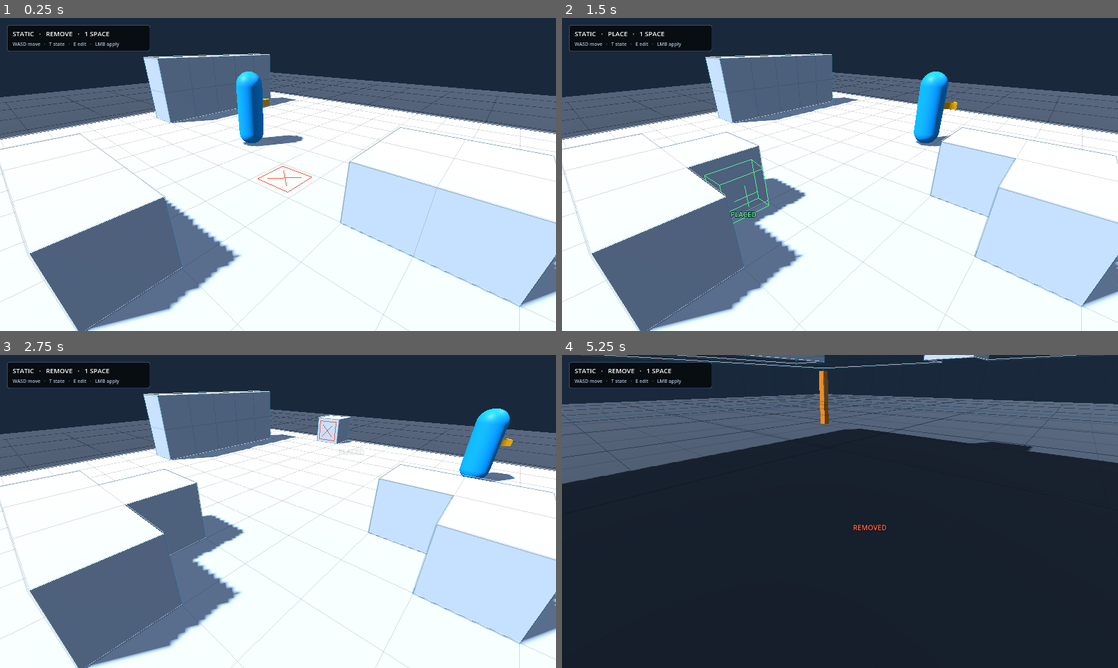
Above: before the commit, frames 1-4 (two rows, left to right).
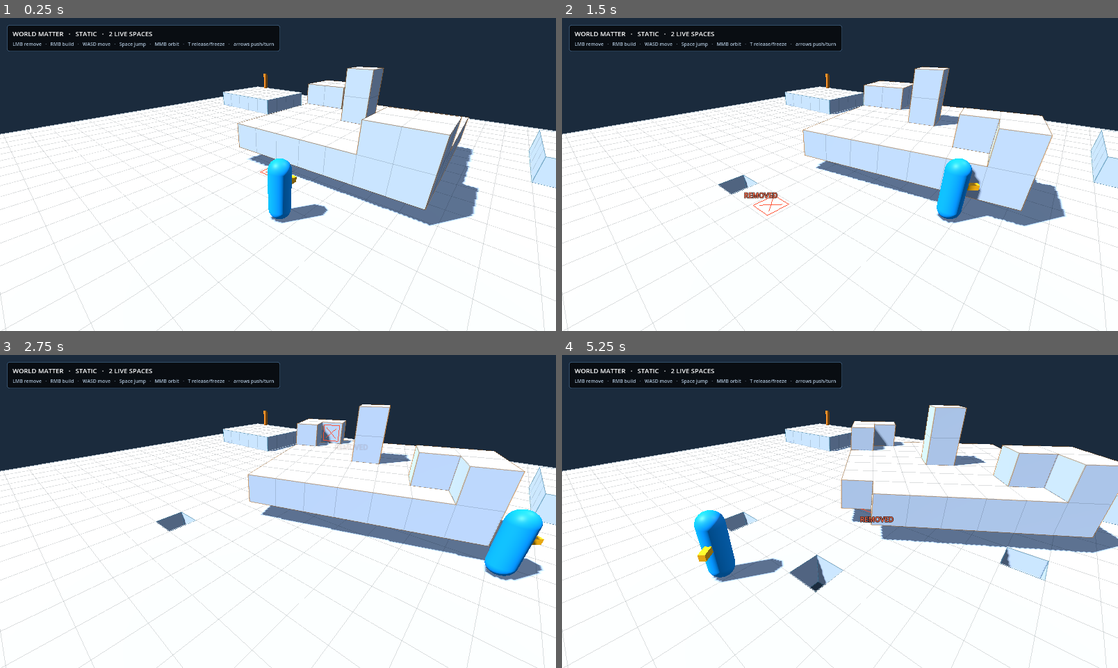
Above: after the commit, the same moments.

Repository: Jozzpoly/FrameMatter-Lab
Game: Godot game, scene res://p1/recovery_main.tscn
Same seed, same stepped clock (60 frames per second), same inputs: the game is played once before the commit and once after it. Before the commit the project starts from res://p1/main.tscn.
Inputs (mouse positions are in pixels of both pictures, inside the frame that each line leads up to):
- Up to frame 1 (0.25 s): no input
- Up to frame 2 (1.5 s): tap Enter at 0.5 s; move the mouse to (962, 158) at 0.52 s; press the mouse at (962, 158) at 0.53 s; hold D (p1_move_right) 0.53-1.25 s; tap Space (p1_jump) at 0.77 s; tap E (p1_edit_toggle) at 0.8 s; release the mouse at (962, 158) at 1.25 s; drag from (728, 190) to (812, 237) at 1.27 s
- Up to frame 3 (2.75 s): move the mouse to (333, 442) at 2.02 s; press the mouse at (333, 442) at 2.03 s; hold D (p1_move_right) from 2.03 s (still down); tap E (p1_edit_toggle) at 2.3 s
- Up to frame 4 (5.25 s): release D (p1_move_right) at 2.75 s; release the mouse at (895, 442) at 2.75 s; drag from (812, 574) to (673, 464) at 2.77 s; move the mouse to (1006, 558) at 3.52 s; hold A (p1_move_left) 3.53-4.25 s; hold K (p1_recover) 3.53-4.25 s; click (1006, 558) at 3.67 s; tap Space (p1_jump) at 3.77 s; tap E (p1_edit_toggle) at 3.8 s; drag from (673, 464) to (756, 433) at 4.27 s; move the mouse to (867, 511) at 5.02 s; hold S (p1_move_back) from 5.03 s (still down); hold E (p1_edit_toggle) from 5.03 s (still down); tap F at 5.1 s; click (867, 511) at 5.17 s

The runs differ from the first frame. In frame 1, 44% of the frame differs, in the area x 0-100%, y 2-100%; in frame 2, 45%; in frame 3, 46%; in frame 4, 88%, in the area x 0-100%, y 0-100%.
Error in both runs: Invalid call. Nonexistent function 'get_global_transform_interpolated' in base 'Node3D (SpaceQueryCharacter)'. (res://p1/camera_rig.gd:113)

Commit message:
Add bounded Owner-pressure recovery surface

Diff:
--- /dev/null
+++ b/p1/recovery_direct_edit.gd
@@ -0,0 +1,34 @@
+class_name P1RecoveryDirectEdit
+extends Node
+
+# Owner-facing recovery control: direct sandbox editing.
+# LMB always means remove, RMB always means place/build. The shared interactor
+# still owns targeting, storage expansion, lineage issuance and topology rules.
+
+@onready var _interactor: P1MatterInteractor = get_parent().get_node("P1MatterInteractor") as P1MatterInteractor
+
+
+func _unhandled_input(event: InputEvent) -> void:
+	if not (event is InputEventMouseButton):
+		return
+	var mouse := event as InputEventMouseButton
+	if not mouse.pressed:
+		return
+	if mouse.button_index != MOUSE_BUTTON_LEFT and mouse.button_index != MOUSE_BUTTON_RIGHT:
+		return
+	if _interactor == null or not is_instance_valid(_interactor):
+		return
+
+	var desired_mode := (
+		P1MatterInteractor.EditMode.REMOVE
+		if mouse.button_index == MOUSE_BUTTON_LEFT
+		else P1MatterInteractor.EditMode.PLACE
+	)
+	_interactor.set_mode(desired_mode)
+	# Refresh after the mode change because REMOVE/PLACE validity and the selected
+	# cell are intentionally different sides of the same physical surface hit.
+	_interactor.update_target_from_pointer_position(mouse.position)
+	if _interactor.target_space == null:
+		return
+	_interactor.apply_current_edit()
+	get_viewport().set_input_as_handled()
--- /dev/null
+++ b/p1/recovery_hud_presentation.gd
@@ -0,0 +1,48 @@
+class_name P1RecoveryHudPresentation
+extends Node
+
+var _host: Node
+var _panel: PanelContainer
+var _status: Label
+var _hint: Label
+
+
+func _ready() -> void:
+	_host = get_parent()
+	call_deferred("_bind")
+
+
+func _process(_delta: float) -> void:
+	_refresh()
+
+
+func _bind() -> void:
+	if _host == null or not is_instance_valid(_host):
+		return
+	_panel = _host.get_node_or_null("HUD/Panel") as PanelContainer
+	_status = _host.get_node_or_null("HUD/Panel/MarginContainer/VBoxContainer/Status") as Label
+	_hint = _host.get_node_or_null("HUD/Panel/MarginContainer/VBoxContainer/Hint") as Label
+	if _panel != null:
+		_panel.offset_right = _panel.offset_left + 620.0
+		_panel.offset_bottom = _panel.offset_top + 58.0
+	_refresh()
+
+
+func _refresh() -> void:
+	if _host == null or _status == null or _hint == null:
+		return
+	var focus := _host.call("get_space") as LocalMatterSpace if _host.has_method("get_space") else null
+	var world := _host.call("get_recovery_world_space") as LocalMatterSpace if _host.has_method("get_recovery_world_space") else null
+	var spaces: Array[LocalMatterSpace] = _host.call("get_active_spaces") if _host.has_method("get_active_spaces") else []
+	if focus == null or not is_instance_valid(focus) or focus.is_retired():
+		_status.text = "FRAME MATTER · NO FOCUS"
+	else:
+		var role := "WORLD MATTER" if focus == world else "MOVING SPACE"
+		var kind := "STATIC" if focus.get_provider_kind() == LocalMatterSpace.ProviderKind.STATIC else "DYNAMIC"
+		_status.text = "%s   ·   %s   ·   %d LIVE SPACE%s" % [
+			role,
+			kind,
+			spaces.size(),
+			"" if spaces.size() == 1 else "S",
+		]
+	_hint.text = "LMB remove   ·   RMB build   ·   WASD move   ·   Space jump   ·   MMB orbit   ·   T release/freeze   ·   arrows push/turn"
--- /dev/null
+++ b/p1/recovery_main.gd
@@ -0,0 +1,133 @@
+extends "res://p1/main.gd"
+
+# Bounded post-Owner-failure recovery consumer.
+#
+# The old p1/main.tscn remains a mechanical/evidence fixture. This consumer
+# deliberately changes the Owner-facing composition without replacing the
+# defended Matter/Space/actor substrate beneath it.
+
+const RECOVERY_WORLD_SIZE := Vector3i(32, 5, 32)
+const RECOVERY_DEMO_SIZE := Vector3i(7, 3, 7)
+const RECOVERY_WORLD_ORIGIN := Vector3(-16.0, -2.0, -16.0)
+const RECOVERY_DEMO_ORIGIN := Vector3(-3.5, -0.40, -8.5)
+const RECOVERY_DEMO_LINEAR := Vector3(0.16, 0.0, 0.03)
+const RECOVERY_DEMO_ANGULAR := Vector3(0.0, 0.12, 0.0)
+
+var _recovery_world_space: LocalMatterSpace
+var _recovery_demo_space: LocalMatterSpace
+
+
+func _ready() -> void:
+	super._ready()
+	# The recovery surface uses direct mouse semantics through
+	# P1RecoveryDirectEdit instead of the old modal E + LMB consumer path.
+	_interactor.set_process_unhandled_input(false)
+	_last_event = "recovery surface: editable world Matter + moving Matter live"
+
+
+func get_recovery_world_space() -> LocalMatterSpace:
+	return _recovery_world_space
+
+
+func get_recovery_demo_space() -> LocalMatterSpace:
+	return _recovery_demo_space
+
+
+func _initialize_space() -> void:
+	_clear_pending_storage_place()
+	_registry.clear()
+	for child in $Spaces.get_children():
+		child.free()
+
+	_recovery_world_space = _build_world_matter_space()
+	_recovery_demo_space = _build_moving_demo_space()
+	_registry.register_space(_recovery_world_space)
+	_registry.register_space(_recovery_demo_space)
+	_focus_space = _recovery_world_space
+	_last_event = "world Matter + moving local Space initialized"
+
+
+func _build_world_matter_space() -> LocalMatterSpace:
+	var volume := CellVolume.new(RECOVERY_WORLD_SIZE)
+	# The visible ordinary terrain is authoritative Matter, not a separate fake
+	# floor. Keep the centre open for spawn and put a little authored relief away
+	# from it so the surface reads as a place rather than one laboratory slab.
+	volume.fill_box(Vector3i.ZERO, Vector3i(32, 1, 32), CellVolume.SOLID)
+	volume.fill_box(Vector3i(3, 1, 4), Vector3i(8, 2, 8), CellVolume.SOLID)
+	volume.fill_box(Vector3i(24, 1, 20), Vector3i(29, 3, 24), CellVolume.SOLID)
+	volume.fill_box(Vector3i(5, 1, 24), Vector3i(11, 2, 27), CellVolume.SOLID)
+	volume.fill_box(Vector3i(22, 1, 5), Vector3i(26, 2, 9), CellVolume.SOLID)
+
+	var lineage := MatterLineageMap.new(RECOVERY_WORLD_SIZE)
+	var issuer := MatterLineageIssuer.new(1200001)
+	for cell in _occupied_cells(volume):
+		lineage.set_lineage(cell, issuer.allocate())
+
+	var space := LocalMatterSpace.new()
+	space.name = "RecoveryWorldMatterSpace"
+	space.lineage_issuer = issuer
+	space.mass_per_cell = 1.0
+	space.dynamic_gravity_scale = 0.0
+	space.dynamic_linear_damp = 0.02
+	space.dynamic_angular_damp = 0.02
+	space.dynamic_can_sleep = false
+	$Spaces.add_child(space)
+	space.initialize_static(
+		volume,
+		lineage,
+		Transform3D(Basis.IDENTITY, RECOVERY_WORLD_ORIGIN)
+	)
+	return space
+
+
+func _build_moving_demo_space() -> LocalMatterSpace:
+	var volume := CellVolume.new(RECOVERY_DEMO_SIZE)
+	volume.fill_box(Vector3i.ZERO, Vector3i(7, 1, 7), CellVolume.SOLID)
+	volume.fill_box(Vector3i(0, 1, 0), Vector3i(2, 2, 2), CellVolume.SOLID)
+	volume.fill_box(Vector3i(5, 1, 5), Vector3i(7, 2, 7), CellVolume.SOLID)
+	volume.fill_box(Vector3i(3, 1, 3), Vector3i(4, 3, 4), CellVolume.SOLID)
+
+	var lineage := MatterLineageMap.new(RECOVERY_DEMO_SIZE)
+	var issuer := MatterLineageIssuer.new(1400001)
+	for cell in _occupied_cells(volume):
+		lineage.set_lineage(cell, issuer.allocate())
+
+	var space := LocalMatterSpace.new()
+	space.name = "RecoveryMovingMatterSpace"
+	space.lineage_issuer = issuer
+	space.mass_per_cell = 1.0
+	space.dynamic_gravity_scale = 0.0
+	space.dynamic_linear_damp = 0.015
+	space.dynamic_angular_damp = 0.015
+	space.dynamic_can_sleep = false
+	$Spaces.add_child(space)
+	space.initialize_dynamic(
+		volume,
+		lineage,
+		Transform3D(Basis.IDENTITY, RECOVERY_DEMO_ORIGIN),
+		RECOVERY_DEMO_LINEAR,
+		RECOVERY_DEMO_ANGULAR
+	)
+	return space
+
+
+func _refresh_camera_context() -> void:
+	var context_space: LocalMatterSpace = _player.support_space if _is_live_space(_player.support_space) else _focus_space
+	if not _is_live_space(context_space):
+		context_space = _registry.find_nearest_space(_player.global_position)
+	if not _is_live_space(context_space):
+		_camera_rig.set_context_target(null)
+		return
+
+	_focus_space = context_space
+	if context_space == _recovery_world_space:
+		# A large ordinary world should not make the camera zoom out merely to frame
+		# the whole storage extent. The world already supplies visual context.
+		_camera_rig.set_context_target(null)
+		return
+
+	_camera_rig.set_context_target(
+		context_space.get_active_provider(),
+		context_space.get_content_center_local(),
+		_space_planar_radius(context_space)
+	)
--- /dev/null
+++ b/p1/recovery_main.tscn
@@ -0,0 +1,151 @@
+[gd_scene load_steps=17 format=3]
+
+[ext_resource type="Script" path="res://p1/recovery_main.gd" id="1_main"]
+[ext_resource type="PackedScene" path="res://p1/player.tscn" id="2_player"]
+[ext_resource type="PackedScene" path="res://p1/camera_rig.tscn" id="3_camera"]
+[ext_resource type="Script" path="res://p1/space_registry.gd" id="4_registry"]
+[ext_resource type="PackedScene" path="res://p1/matter_interactor.tscn" id="5_interactor"]
+[ext_resource type="Script" path="res://p1/space_control.gd" id="6_space_control"]
+[ext_resource type="Script" path="res://p1/matter_surface_grid.gd" id="7_surface_grid"]
+[ext_resource type="Script" path="res://p1/matter_state_presentation.gd" id="8_state_presentation"]
+[ext_resource type="Script" path="res://p1/matter_target_presentation.gd" id="9_target_presentation"]
+[ext_resource type="Script" path="res://p1/interaction_feedback.gd" id="10_interaction_feedback"]
+[ext_resource type="Script" path="res://p1/recovery_direct_edit.gd" id="11_direct_edit"]
+[ext_resource type="Script" path="res://p1/recovery_hud_presentation.gd" id="12_hud"]
+
+[sub_resource type="Environment" id="Environment_Recovery"]
+background_mode = 1
+background_color = Color(0.105, 0.17, 0.24, 1)
+ambient_light_source = 2
+ambient_light_color = Color(0.56, 0.65, 0.76, 1)
+ambient_light_energy = 0.46
+ambient_light_sky_contribution = 0.0
+
+[sub_resource type="StyleBoxFlat" id="HUDPanelStyle"]
+bg_color = Color(0.025, 0.035, 0.05, 0.88)
+border_width_left = 1
+border_width_top = 1
+border_width_right = 1
+border_width_bottom = 1
+border_color = Color(0.32, 0.48, 0.64, 0.72)
+corner_radius_top_left = 6
+corner_radius_top_right = 6
+corner_radius_bottom_right = 6
+corner_radius_bottom_left = 6
+
+[sub_resource type="StandardMaterial3D" id="BeaconMaterial"]
+albedo_color = Color(0.88, 0.49, 0.12, 1)
+emission_enabled = true
+emission = Color(0.18, 0.055, 0.005, 1)
+emission_energy_multiplier = 0.45
+
+[sub_resource type="BoxMesh" id="BeaconMesh"]
+size = Vector3(0.22, 2.2, 0.22)
+
+[node name="P1RecoveryMain" type="Node3D"]
+script = ExtResource("1_main")
+
+[node name="WorldEnvironment" type="WorldEnvironment" parent="."]
+environment = SubResource("Environment_Recovery")
+
+[node name="DirectionalLight3D" type="DirectionalLight3D" parent="."]
+rotation_degrees = Vector3(-52, -32, 0)
+light_energy = 0.9
+shadow_enabled = true
+
+[node name="FillLight3D" type="DirectionalLight3D" parent="."]
+rotation_degrees = Vector3(-52, 148, 0)
+light_color = Color(0.72, 0.80, 0.92, 1)
+light_energy = 0.25
+light_specular = 0.0
+shadow_enabled = false
+
+[node name="BeaconNW" type="MeshInstance3D" parent="."]
+position = Vector3(-12, 0.1, -12)
+mesh = SubResource("BeaconMesh")
+material_override = SubResource("BeaconMaterial")
+cast_shadow = 0
+
+[node name="BeaconNE" type="MeshInstance3D" parent="."]
+position = Vector3(12, 0.1, -12)
+mesh = SubResource("BeaconMesh")
+material_override = SubResource("BeaconMaterial")
+cast_shadow = 0
+
+[node name="BeaconSW" type="MeshInstance3D" parent="."]
+position = Vector3(-12, 0.1, 12)
+mesh = SubResource("BeaconMesh")
+material_override = SubResource("BeaconMaterial")
+cast_shadow = 0
+
+[node name="BeaconSE" type="MeshInstance3D" parent="."]
+position = Vector3(12, 0.1, 12)
+mesh = SubResource("BeaconMesh")
+material_override = SubResource("BeaconMaterial")
+cast_shadow = 0
+
+[node name="Spaces" type="Node3D" parent="."]
+
+[node name="P1SpaceRegistry" type="Node" parent="."]
+script = ExtResource("4_registry")
+
+[node name="P1SpaceControl" type="Node" parent="."]
+script = ExtResource("6_space_control")
+
+[node name="P1Player" parent="." instance=ExtResource("2_player")]
+
+[node name="P1CameraRig" parent="." instance=ExtResource("3_camera")]
+
+[node name="P1MatterInteractor" parent="." instance=ExtResource("5_interactor")]
+
+[node name="P1RecoveryDirectEdit" type="Node" parent="."]
+script = ExtResource("11_direct_edit")
+
+[node name="P1MatterSurfaceGrid" type="Node" parent="."]
+script = ExtResource("7_surface_grid")
+
+[node name="P1MatterStatePresentation" type="Node" parent="."]
+script = ExtResource("8_state_presentation")
+
+[node name="P1MatterTargetPresentation" type="Node" parent="."]
+script = ExtResource("9_target_presentation")
+
+[node name="P1RecoveryHudPresentation" type="Node" parent="."]
+script = ExtResource("12_hud")
+
+[node name="HUD" type="CanvasLayer" parent="."]
+
+[node name="Panel" type="PanelContainer" parent="HUD"]
+offset_left = 16.0
+offset_top = 16.0
+offset_right = 636.0
+offset_bottom = 74.0
+clip_contents = true
+theme_override_styles/panel = SubResource("HUDPanelStyle")
+
+[node name="MarginContainer" type="MarginContainer" parent="HUD/Panel"]
+theme_override_constants/margin_left = 12
+theme_override_constants/margin_top = 8
+theme_override_constants/margin_right = 12
+theme_override_constants/margin_bottom = 8
+
+[node name="VBoxContainer" type="VBoxContainer" parent="HUD/Panel/MarginContainer"]
+theme_override_constants/separation = 5
+
+[node name="Status" type="Label" parent="HUD/Panel/MarginContainer/VBoxContainer"]
+theme_override_font_sizes/font_size = 15
+text = "WORLD MATTER   ·   STATIC   ·   2 LIVE SPACES"
+
+[node name="Hint" type="Label" parent="HUD/Panel/MarginContainer/VBoxContainer"]
+theme_override_colors/font_color = Color(0.68, 0.76, 0.84, 1)
+theme_override_font_sizes/font_size = 11
+text = "LMB remove   ·   RMB build   ·   WASD move   ·   Space jump   ·   MMB orbit"
+
+[node name="P1InteractionFeedback" type="Control" parent="HUD"]
+anchors_preset = 15
+anchor_right = 1.0
+anchor_bottom = 1.0
+grow_horizontal = 2
+grow_vertical = 2
+mouse_filter = 2
+script = ExtResource("10_interaction_feedback")
--- a/project.godot
+++ b/project.godot
@@ -2,7 +2,7 @@
 
 [application]
 config/name="FrameMatter Lab"
-run/main_scene="res://p1/main.tscn"
+run/main_scene="res://p1/recovery_main.tscn"
 
 [display]
 window/size/viewport_width=1280
--- a/tests/p1_canonical_startup_smoke.gd
+++ b/tests/p1_canonical_startup_smoke.gd
@@ -1,7 +1,8 @@
 extends SceneTree
 
-const ACQUIRE_FRAMES := 14
-const EXPECTED_MAIN_SCENE := "res://p1/main.tscn"
+const ACQUIRE_FRAMES := 16
+const MOTION_FRAMES := 12
+const EXPECTED_MAIN_SCENE := "res://p1/recovery_main.tscn"
 
 var _failures: Array[String] = []
 
@@ -12,7 +13,7 @@
 
 func _run() -> void:
 	var configured_main: String = str(ProjectSettings.get_setting("application/run/main_scene", ""))
-	_check(configured_main == EXPECTED_MAIN_SCENE, "canonical project startup points at P1 main scene")
+	_check(configured_main == EXPECTED_MAIN_SCENE, "canonical project startup points at the recovery Owner surface")
 
 	for action in [
 		"p1_move_left",
@@ -20,8 +21,6 @@
 		"p1_move_forward",
 		"p1_move_back",
 		"p1_jump",
-		"p1_edit_toggle",
-		"p1_edit_apply",
 		"p1_space_toggle",
 		"p1_space_forward_impulse",
 		"p1_space_back_impulse",
@@ -34,7 +33,7 @@
 		_check(InputMap.has_action(action), "canonical project InputMap contains %s" % action)
 
 	var packed := load(configured_main) as PackedScene
-	_check(packed != null, "configured canonical main scene loads")
+	_check(packed != null, "configured canonical recovery scene loads")
 	if packed == null:
 		_finish()
 		return
@@ -48,29 +47,40 @@
 	var registry := main.get_node_or_null("P1SpaceRegistry") as P1SpaceRegistry
 	var space_control := main.get_node_or_null("P1SpaceControl") as P1SpaceControl
 	var interactor := main.get_node_or_null("P1MatterInteractor") as P1MatterInteractor
-	var space := main.call("get_space") as LocalMatterSpace
+	var direct_edit := main.get_node_or_null("P1RecoveryDirectEdit") as P1RecoveryDirectEdit
+	var world := main.call("get_recovery_world_space") as LocalMatterSpace
+	var moving := main.call("get_recovery_demo_space") as LocalMatterSpace
 
 	_check(player != null, "canonical startup composes volumetric P1 player")
 	_check(camera_rig != null, "canonical startup composes P1 camera rig")
 	_check(registry != null, "canonical startup composes P1 Space registry")
 	_check(space_control != null, "canonical startup composes finite P1 Space control")
-	_check(interactor != null, "canonical startup composes P1 Matter interaction")
-	_check(space != null, "canonical startup creates logical Matter Space")
+	_check(interactor != null, "canonical startup composes shared P1 Matter interaction")
+	_check(direct_edit != null, "canonical startup composes direct sandbox edit controls")
+	_check(world != null, "canonical startup creates ordinary world Matter")
+	_check(moving != null, "canonical startup creates a second moving Matter Space")
+	_check(main.get_node_or_null("WorldReference") == null, "canonical Owner surface has no fake non-Matter terrain")
 
-	if player != null and camera_rig != null and space != null:
-		await _advance_frames(ACQUIRE_FRAMES)
-		_check(player.grounded and player.support_space == space, "canonical startup actor acquires authored logical Space")
-		_check(player.support_body == space.get_active_provider(), "canonical startup actor resolves current provider")
-		_check(camera_rig.target == player, "canonical startup camera targets actor")
-		_check(camera_rig.context_target == space.get_active_provider(), "canonical startup camera preserves Space context")
+	var moving_start := moving.get_active_provider().global_position if moving != null else Vector3.ZERO
+	await _advance_frames(ACQUIRE_FRAMES)
+	_check(player != null and player.grounded and player.support_space == world, "canonical startup actor acquires ordinary world Matter")
+	_check(player != null and player.support_body == world.get_active_provider(), "canonical startup actor resolves world Matter provider")
+	_check(camera_rig != null and camera_rig.target == player, "canonical startup camera targets actor")
+	_check(camera_rig != null and camera_rig.context_target == null, "large ordinary world does not force whole-world camera framing")
+	_check(registry != null and registry.get_active_count() == 2, "canonical startup exposes world Matter plus moving Matter")
+
+	await _advance_frames(MOTION_FRAMES)
+	var moving_delta := moving.get_active_provider().global_position.distance_to(moving_start) if moving != null else 0.0
+	_check(moving_delta > 0.02, "canonical startup contains visible Matter motion without a setup sequence")
 
 	print(
-		"P1_CANONICAL_STARTUP_METRIC main_scene=%s logical_space_id=%d provider_kind=%d active_spaces=%d"
+		"P1_CANONICAL_STARTUP_METRIC main_scene=%s world_space_id=%d moving_space_id=%d active_spaces=%d moving_delta=%.6f"
 		% [
 			configured_main,
-			space.get_instance_id() if space != null else 0,
-			space.get_provider_kind() if space != null else -1,
+			world.get_instance_id() if world != null else 0,
+			moving.get_instance_id() if moving != null else 0,
 			registry.get_active_count() if registry != null else 0,
+			moving_delta,
 		]
 	)
 
@@ -91,7 +101,7 @@
 
 func _finish() -> void:
 	if _failures.is_empty():
-		print("P1_CANONICAL_STARTUP_PASS: project startup, persisted Owner controls and composed P1 runtime resolve to the same canonical Owner-candidate scene.")
+		print("P1_CANONICAL_STARTUP_PASS: project startup now resolves to the bounded recovery surface with editable world Matter, direct interaction and live moving Matter.")
 		quit(0)
 		return
 	for failure in _failures:
--- /dev/null
+++ b/tests/p1_recovery_owner_pressure_smoke.gd
@@ -0,0 +1,97 @@
+extends SceneTree
+
+const ACQUIRE_FRAMES := 16
+const MOTION_FRAMES := 20
+const WATCHDOG_SECONDS := 12.0
+
+var _failures: Array[String] = []
+var _finished := false
+
+
+func _init() -> void:
+	call_deferred("_run")
+	call_deferred("_watchdog")
+
+
+func _watchdog() -> void:
+	await create_timer(WATCHDOG_SECONDS).timeout
+	if _finished:
+		return
+	push_error("P1_RECOVERY_OWNER_PRESSURE_TIMEOUT")
+	quit(1)
+
+
+func _run() -> void:
+	var packed := load("res://p1/recovery_main.tscn") as PackedScene
+	_check(packed != null, "recovery scene loads")
+	if packed == null:
+		_finish()
+		return
+
+	var root := packed.instantiate()
+	get_root().add_child(root)
+	await process_frame
+
+	var registry := root.get_node_or_null("P1SpaceRegistry") as P1SpaceRegistry
+	var player := root.get_node_or_null("P1Player") as SpaceQueryCharacter
+	var interactor := root.get_node_or_null("P1MatterInteractor") as P1MatterInteractor
+	var direct_edit := root.get_node_or_null("P1RecoveryDirectEdit") as P1RecoveryDirectEdit
+	var world := root.call("get_recovery_world_space") as LocalMatterSpace
+	var moving := root.call("get_recovery_demo_space") as LocalMatterSpace
+
+	_check(root.get_node_or_null("WorldReference") == null, "recovery surface has no normal-looking non-Matter terrain")
+	_check(registry != null and registry.get_active_count() == 2, "recovery starts with world Matter plus a second live Space")
+	_check(world != null and world.get_provider_kind() == LocalMatterSpace.ProviderKind.STATIC, "ordinary terrain is a static LocalMatterSpace")
+	_check(moving != null and moving.get_provider_kind() == LocalMatterSpace.ProviderKind.DYNAMIC, "moving Matter is alive from startup")
+	_check(direct_edit != null, "recovery surface owns direct LMB/RMB edit controls")
+	_check(interactor != null and not interactor.is_processing_unhandled_input(), "old modal interactor input is disabled on recovery surface")
+
+	await _advance_frames(ACQUIRE_FRAMES)
+	_check(player != null and player.grounded, "player acquires real Matter support")
+	_check(player != null and player.support_space == world, "player starts on ordinary world Matter")
+
+	var edit_cell := Vector3i(2, 0, 2)
+	var before_token := world.lineage.get_lineage(edit_cell) if world != null else MatterLineageMap.NONE
+	_check(before_token != MatterLineageMap.NONE, "world edit probe begins as authored Matter")
+	_check(interactor.apply_edit_to_cell(world, edit_cell, P1MatterInteractor.EditMode.REMOVE), "ordinary world Matter can be removed through shared interaction authority")
+	_check(world.volume.get_cell(edit_cell) == CellVolume.EMPTY, "world remove changes authoritative Matter")
+	_check(interactor.apply_edit_to_cell(world, edit_cell, P1MatterInteractor.EditMode.PLACE), "ordinary world Matter can be rebuilt through shared interaction authority")
+	var rebuilt_token := world.lineage.get_lineage(edit_cell)
+	_check(rebuilt_token != MatterLineageMap.NONE and rebuilt_token != before_token, "world rebuild receives fresh logical Matter lineage")
+
+	var moving_provider := moving.get_active_provider()
+	var moving_start := moving_provider.global_position
+	await _advance_frames(MOTION_FRAMES)
+	var moving_delta := moving_provider.global_position.distance_to(moving_start)
+	_check(moving_delta > 0.02, "second Matter Space visibly translates without Owner setup ceremony")
+	_check(absf((moving_provider as ConstructBody).angular_velocity.y) > 0.01, "second Matter Space also carries live yaw motion")
+
+	print(
+		"P1_RECOVERY_OWNER_PRESSURE_METRIC active_spaces=%d world_cells=%d moving_delta=%.6f rebuilt_lineage=%d"
+		% [registry.get_active_count(), world.volume.count_solid(), moving_delta, rebuilt_token]
+	)
+
+	root.free()
+	_finish()
+
+
+func _advance_frames(count: int) -> void:
+	for _frame in range(count):
+		await physics_frame
+		await process_frame
+
+
+func _check(condition: bool, description: String) -> void:
+	if not condition:
+		_failures.append(description)
+
+
+func _finish() -> void:
+	_finished = true
+	if _failures.is_empty():
+		print("P1_RECOVERY_OWNER_PRESSURE_PASS: canonical recovery starts on editable world Matter, exposes direct sandbox editing and contains live moving Matter without reverting to a fake reference floor.")
+		quit(0)
+		return
+	for failure in _failures:
+		push_error("P1_RECOVERY_OWNER_PRESSURE_FAIL: " + failure)
+	quit(1)
Not shown, changed: .github/workflows/p1-rebuild.yml
